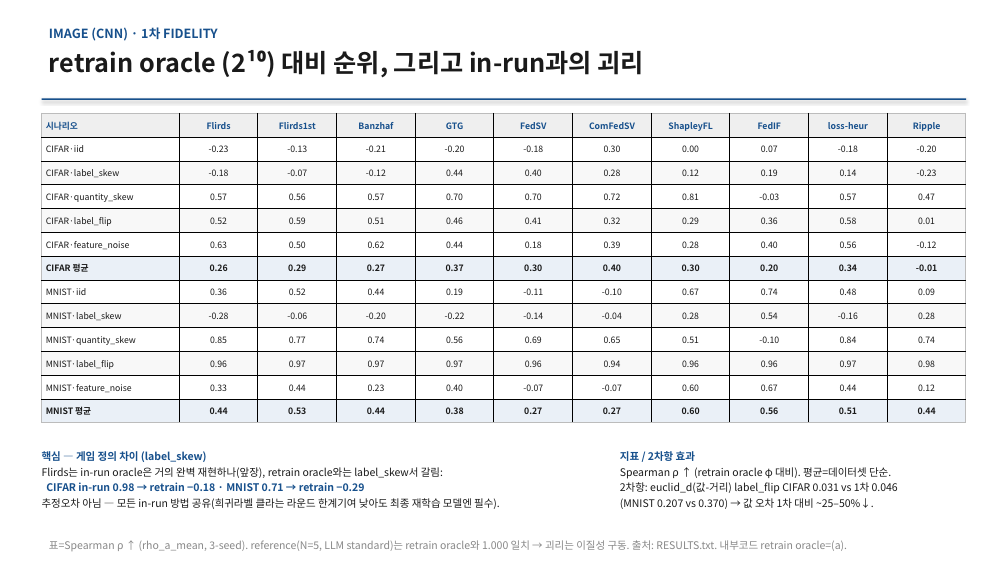
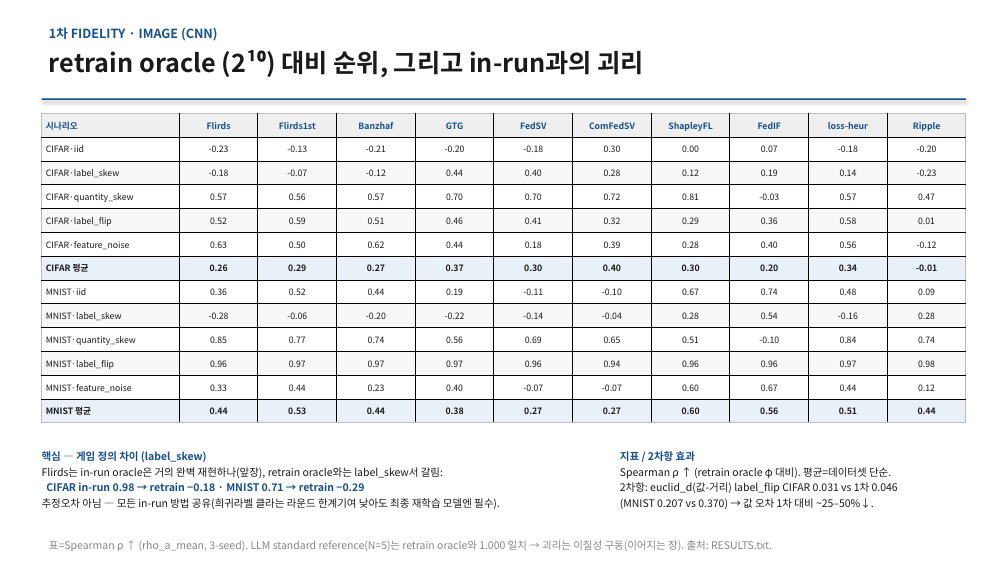
Before and after one commit to YongheeChoi/flirds, a slide deck: slide 5 of research-wiki/presentations/2026-06-results-report/flirds-results-2026-06.pptx. Drawn at 1008x567 pixels with LibreOffice and Linux fonts; fonts in the diff are those of the drawing. Boxes give left, top, right and bottom in pixels: in the first picture for what was removed or moved away, otherwise in the second. Text is boxed around its words. In the diff, an @@ line names an element or a change of style, - is before the commit and + after.

```diff
--- a/research-wiki/presentations/2026-06-results-report/flirds-results-2026-06.pptx
+++ b/research-wiki/presentations/2026-06-results-report/flirds-results-2026-06.pptx
@@ text at <box>49,27,218,41</box>: text changed @@
-IMAGE (CNN) · 1차 FIDELITY
+1차 FIDELITY · IMAGE (CNN)
@@ text at <box>49,540,772,551</box>: text changed @@
-표=Spearman ρ ↑ (rho_a_mean, 3-seed). reference(N=5, LLM standard)는 retrain oracle와 1.000 일치 → 괴리는 이질성 구동. 출처: RESULTS.txt. 내부코드 retrain oracle=(a).
+표=Spearman ρ ↑ (rho_a_mean, 3-seed). LLM standard reference(N=5)는 retrain oracle와 1.000 일치 → 괴리는 이질성 구동(이어지는 장). 출처: RESULTS.txt.
```
Also in this commit, not shown: 14 other slides changed, 1 slide added, 19 other files.
